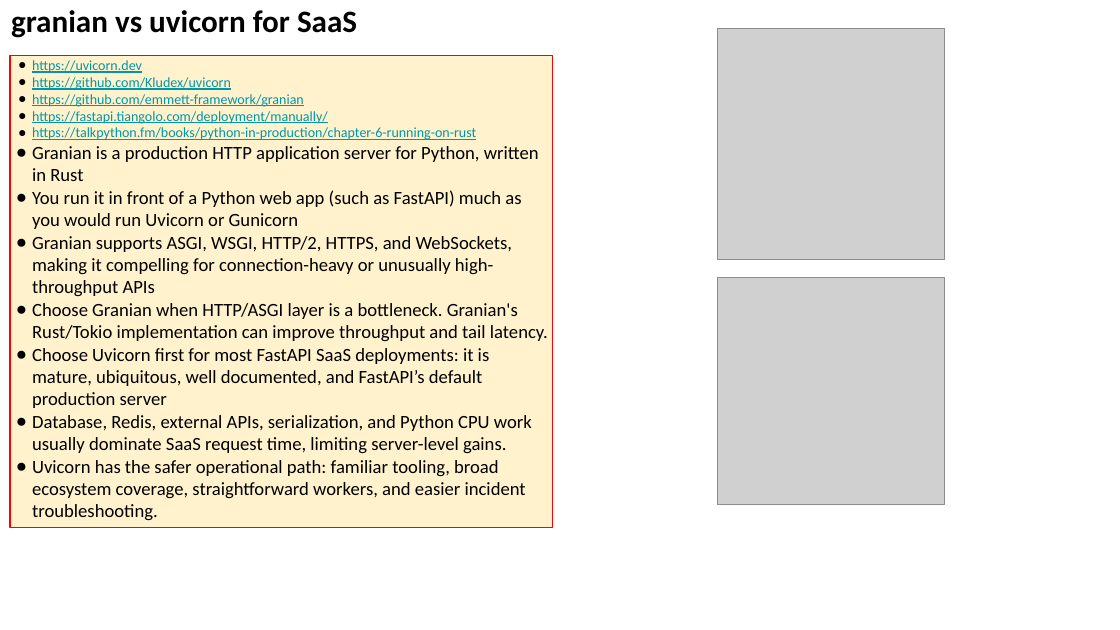
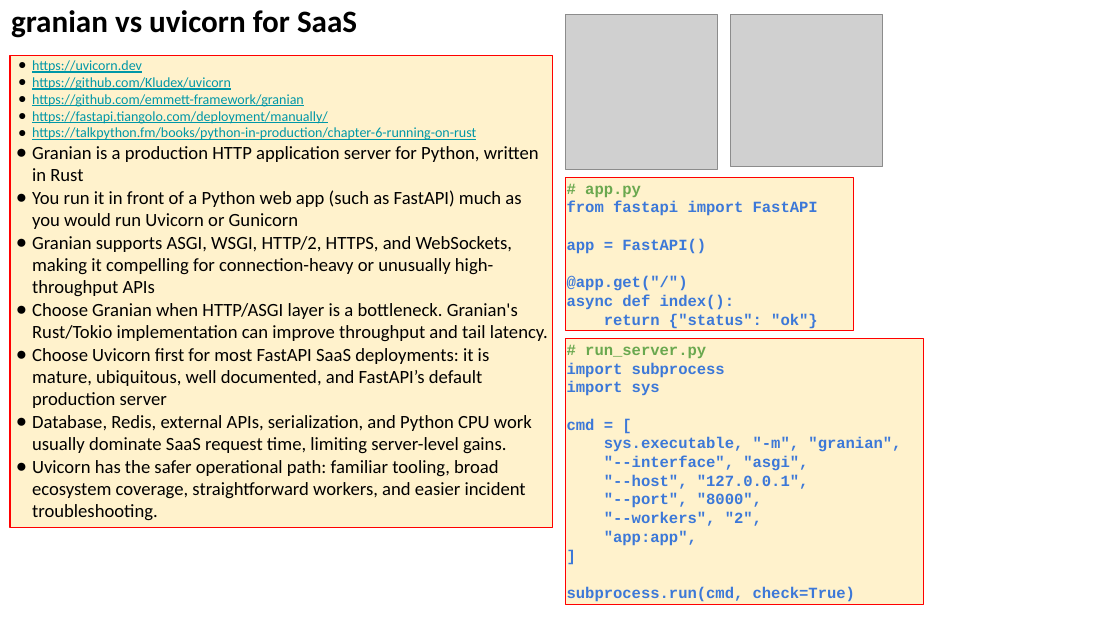
Before and after one commit to lselector/seminar, a slide deck: slide 23 of 2026/2026-08-14-AI-Updates.pptx. Drawn at 1120x630 pixels with LibreOffice and Linux fonts; fonts in the diff are those of the drawing; grey boxes stand for pictures. Boxes give left, top, right and bottom in pixels: in the first picture for what was removed or moved away, otherwise in the second. Text is boxed around its words. In the diff, an @@ line names an element or a change of style, - is before the commit and + after.

```diff
--- a/2026/2026-08-14-AI-Updates.pptx
+++ b/2026/2026-08-14-AI-Updates.pptx
@@ picture added at (566,15,718,169) @@
@@ picture removed at (718,29,944,260) @@
@@ picture added at (730,15,883,167) @@
@@ rectangle added at (566,178,853,332), fill #FFF2CC, outline #FF0000 0.75 pt, 10 pt, text #3C78D8, bold @@
+# app.py
+from fastapi import FastAPI
+app = FastAPI()
+@app.get("/")
+async def index():
+return {"status": "ok"}
@@ picture removed at (718,278,944,504) @@
@@ rectangle added at (566,338,923,605), fill #FFF2CC, outline #FF0000 0.75 pt, 10 pt, text #3C78D8, bold @@
+# run_server.py
+import subprocess
+import sys
+cmd = [
+sys.executable, "-m", "granian",
+"--interface", "asgi",
+"--host", "127.0.0.1",
+"--port", "8000",
+"--workers", "2",
+"app:app",
+]
+subprocess.run(cmd, check=True)
```
Also in this commit, not shown: 27 other slides changed, 5 slides added.
